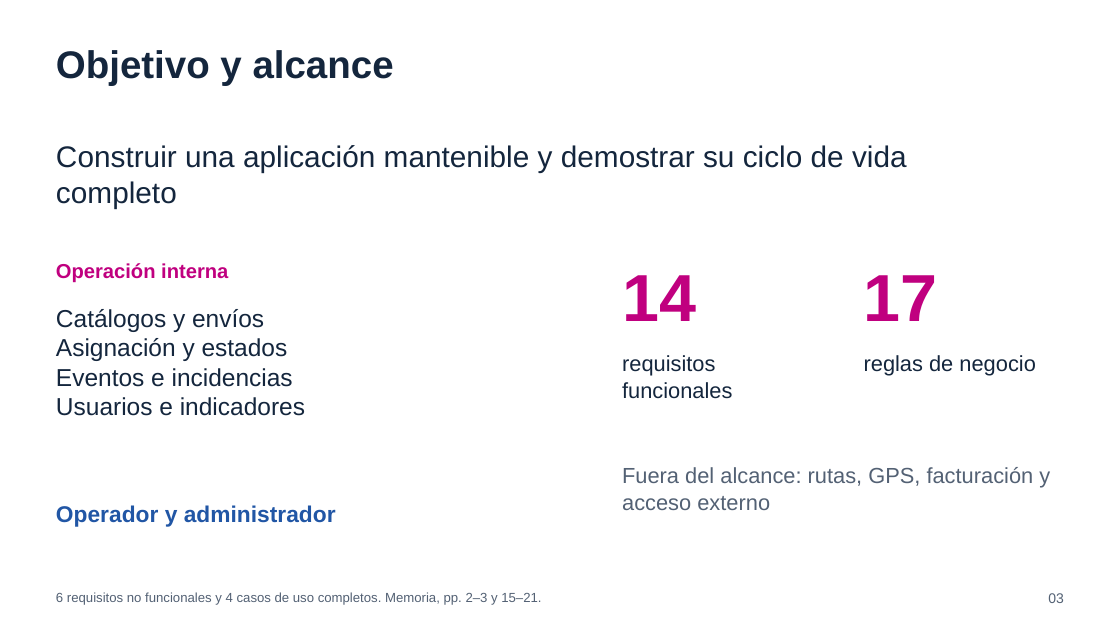
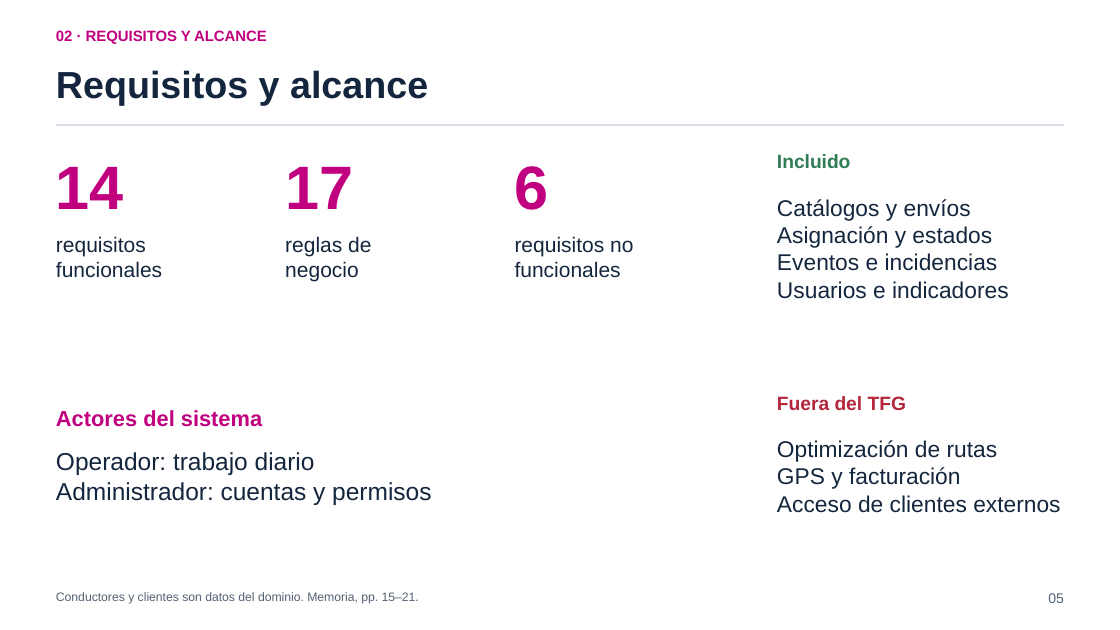
Before and after one commit to pey-45/TransitOps, a slide deck: slide 5 of tfg/presentacion/entrega/TransitOps_Presentacion_TFG.pptx (slide 3 before the commit). Drawn at 1120x630 pixels with LibreOffice and Linux fonts; fonts in the diff are those of the drawing. Boxes give left, top, right and bottom in pixels: in the first picture for what was removed or moved away, otherwise in the second. Text is boxed around its words. In the diff, an @@ line names an element or a change of style, - is before the commit and + after.

```diff
--- a/tfg/presentacion/entrega/TransitOps_Presentacion_TFG.pptx
+++ b/tfg/presentacion/entrega/TransitOps_Presentacion_TFG.pptx
@@ text added at [56,30,267,44], 12.8 pt, text #C0007F, bold @@
+02 · REQUISITOS Y ALCANCE
@@ text at [56,70,428,105]: text changed; size 33 to 32.2 pt @@
-Objetivo y alcance
+Requisitos y alcance
@@ text "14": place and size @@
-text "14" at [622,275,696,321]
+text "14" at [56,167,124,209]
@@ text "14" at [56,167,124,209]: size 57 to 52.5 pt @@
@@ text removed at [56,145,907,209] @@
-Construir una aplicación mantenible y demostrar su ciclo de vida completo
@@ rectangle added at [56,124,1065,126], fill #D9DFE7 @@
@@ text "17" at [285,167,353,209]: size 57 to 52.5 pt @@
@@ text "17": place and size @@
-text "17" at [864,275,938,321]
+text "17" at [285,167,353,209]
@@ text added at [515,166,549,210], 52.5 pt, text #C0007F, bold @@
+6
@@ text added at [777,154,850,168], 16.5 pt, text #2E7D54, bold @@
+Incluido
@@ text "Catálogos y envíos": place and size @@
-text "Catálogos y envíos" at [56,309,305,416]
+text "Catálogos y envíos" at [777,199,1008,299]
@@ text "Catálogos y envíos" at [777,199,1008,299]: size 21 to 19.5 pt @@
@@ text at [56,236,162,278]: text changed; size 18.8 to 18 pt @@
-requisitos funcionales
+requisitos
+funcionales
@@ text at [285,236,371,281]: text changed; size 18.8 to 18 pt @@
-reglas de negocio
+reglas de
+negocio
@@ text added at [515,236,633,278], 18 pt, text #14263D @@
+requisitos no
+funcionales
@@ text removed at [56,263,228,283] @@
-Operación interna
@@ text added at [56,410,262,427], 18.8 pt, text #C0007F, bold @@
+Actores del sistema
@@ text added at [777,396,906,410], 16.5 pt, text #B3263C, bold @@
+Fuera del TFG
@@ text at [777,440,1060,513]: text changed; size 18.8 to 19.5 pt; text colour #536174 to #14263D @@
-Fuera del alcance: rutas, GPS, facturación y acceso externo
+Optimización de rutas
+GPS y facturación
+Acceso de clientes externos
@@ text at [56,452,431,505]: text changed; size 19.5 to 21 pt; text colour #2156A5 to #14263D; bold off @@
-Operador y administrador
+Operador: trabajo diario
+Administrador: cuentas y permisos
@@ text at [56,592,419,604]: text changed; size 11.2 to 10.5 pt @@
-6 requisitos no funcionales y 4 casos de uso completos. Memoria, pp. 2–3 y 15–21.
+Conductores y clientes son datos del dominio. Memoria, pp. 15–21.
@@ text at [1048,593,1064,603]: text changed @@
-03
+05
```
Also in this commit, not shown: 9 other slides changed, 12 slides added, 12 slides removed, 7 other files.
